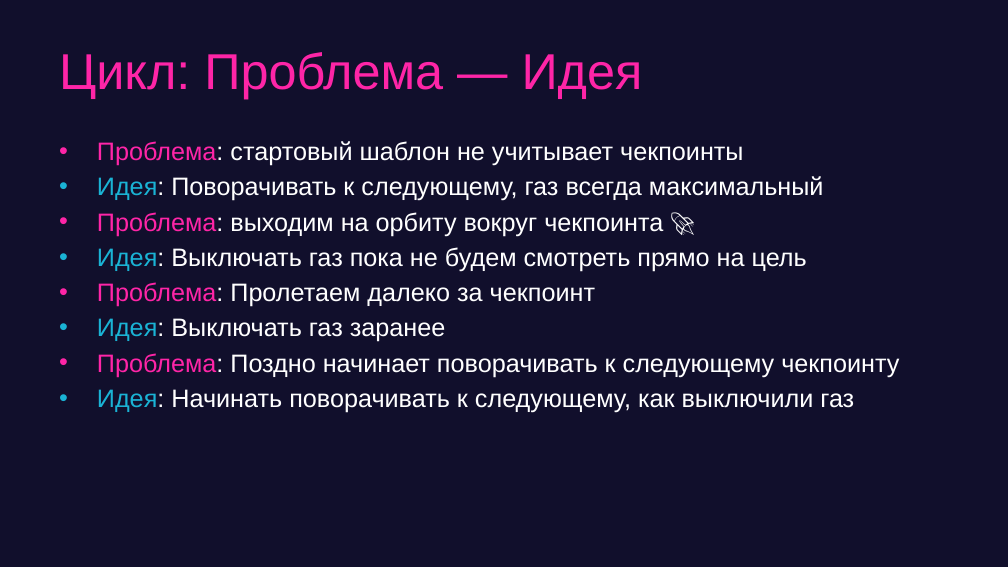
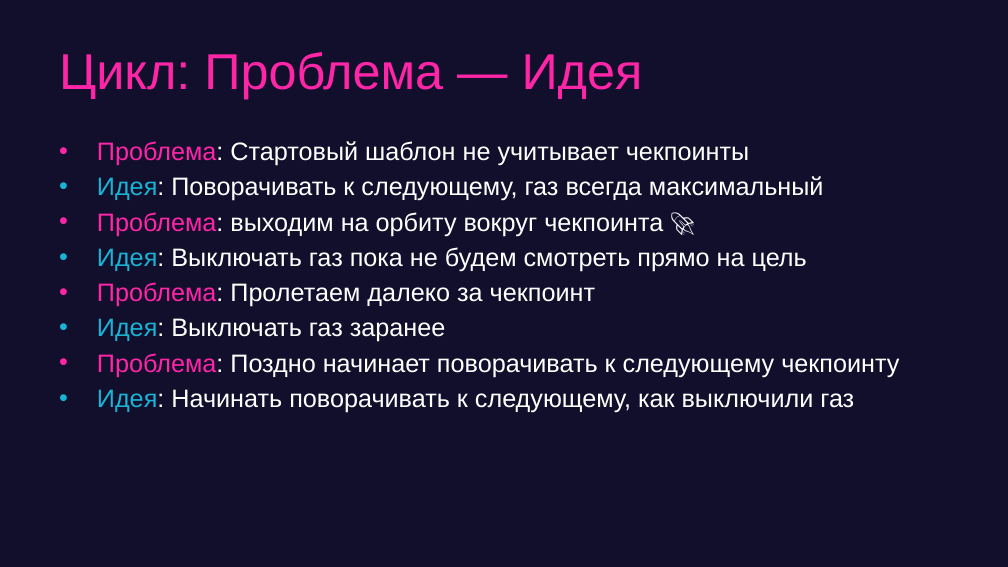
Before and after one commit to game-ai-course/game-ai-school, a slide deck: slide 2 of slides/online_4dx1.5h/day1-montecarlo.pptx (slide 6 before the commit). Drawn at 1008x567 pixels with LibreOffice and Linux fonts; fonts in the diff are those of the drawing. Boxes give left, top, right and bottom in pixels: in the first picture for what was removed or moved away, otherwise in the second. Text is boxed around its words. In the diff, an @@ line names an element or a change of style, - is before the commit and + after.

```diff
--- a/slides/online_4dx1.5h/day1-montecarlo.pptx
+++ b/slides/online_4dx1.5h/day1-montecarlo.pptx
@@ text at [97, 141, 749, 166]: text changed @@
-• Проблема: стартовый шаблон не учитывает чекпоинты
+• Проблема: Стартовый шаблон не учитывает чекпоинты
```
Also in this commit, not shown: 5 other slides changed, 8 slides removed.
